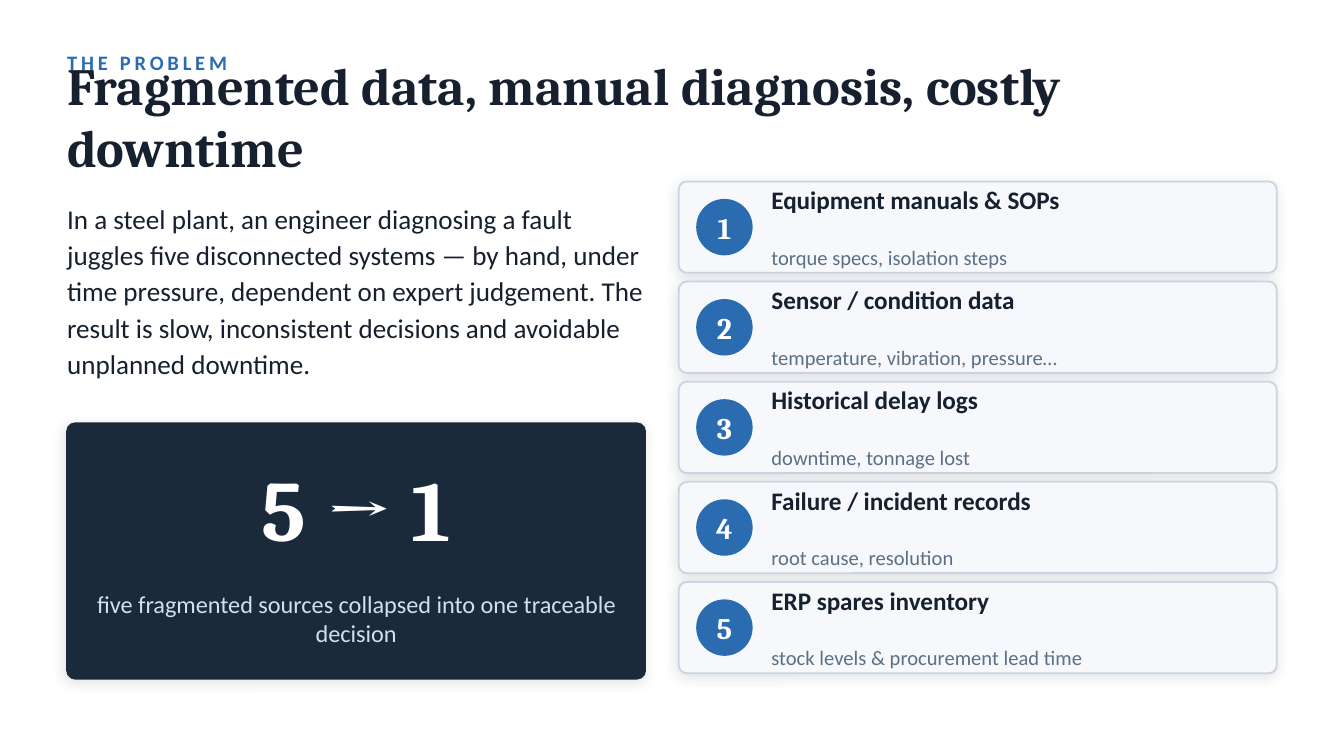
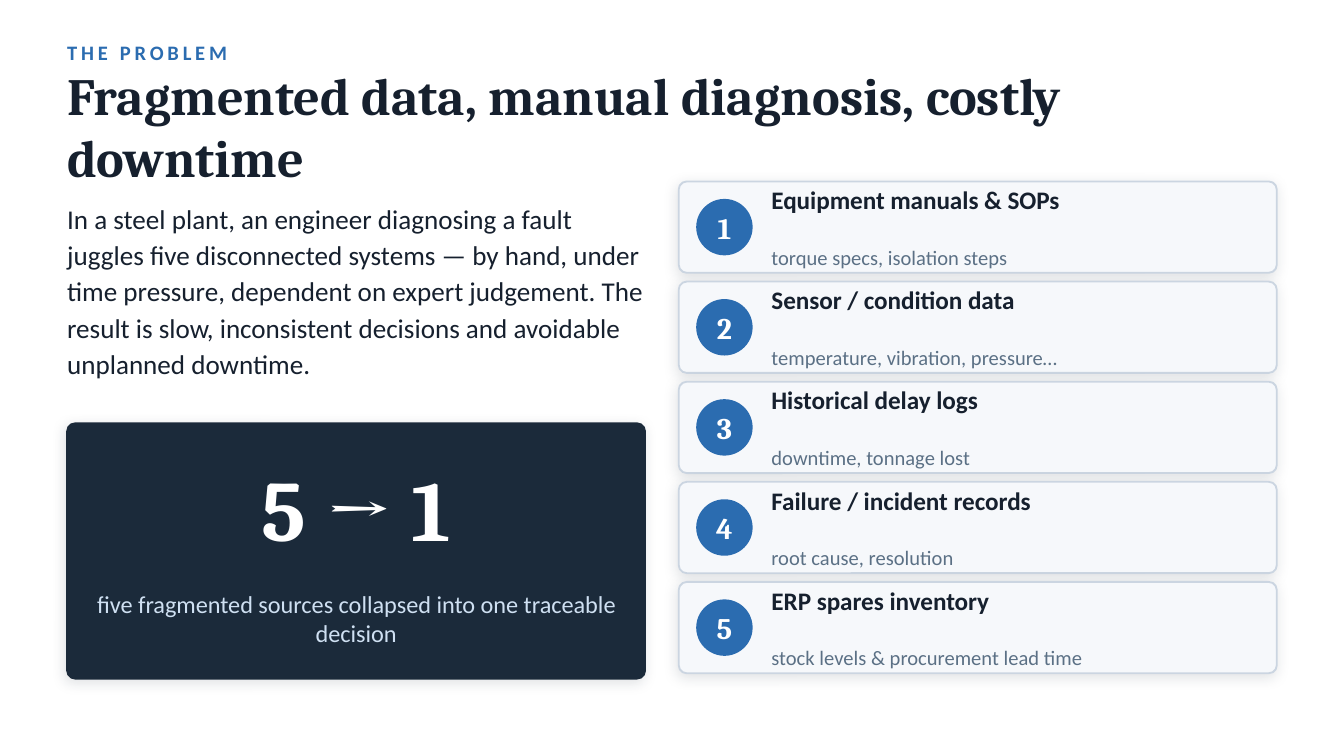
Before and after one commit to biomechanix2026/MaintenanceWiz, a slide deck: slide 2 of docs/deck/MaintenanceWizard.pptx. Drawn at 1344x756 pixels with LibreOffice and Linux fonts; fonts in the diff are those of the drawing. Boxes give left, top, right and bottom in pixels: in the first picture for what was removed or moved away, otherwise in the second. Text is boxed around its words. In the diff, an @@ line names an element or a change of style, - is before the commit and + after.

```diff
--- a/docs/deck/MaintenanceWizard.pptx
+++ b/docs/deck/MaintenanceWizard.pptx
@@ text "THE PROBLEM" rewrapped from [67, 56, 227, 76] to [67, 46, 227, 60] @@
@@ text "Fragmented data, manual diagnosis, costly ..." rewrapped from [67, 56, 1061, 168] to [67, 78, 1061, 178] @@
```
Also in this commit, not shown: 2 other slides changed.
